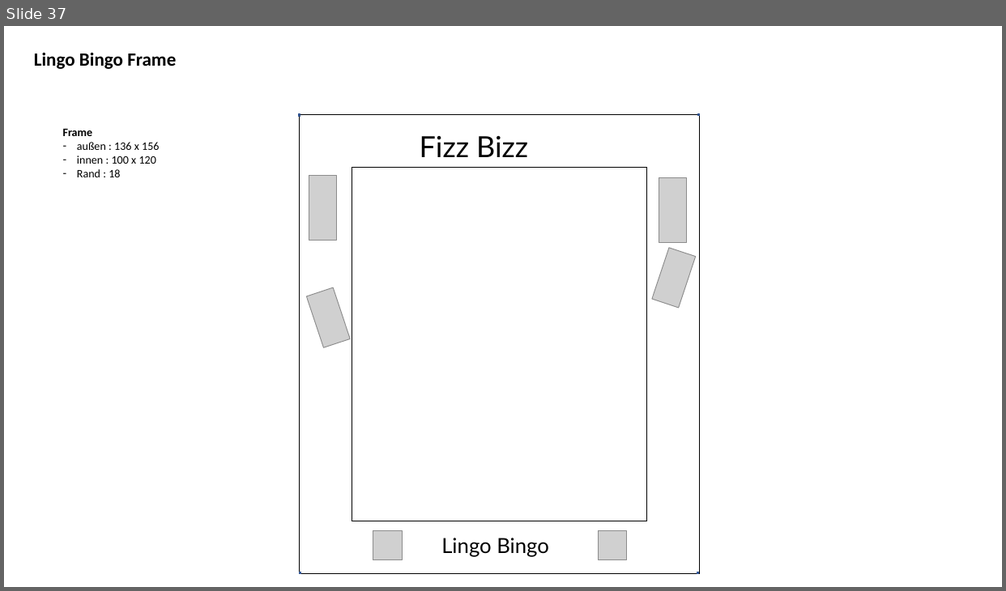
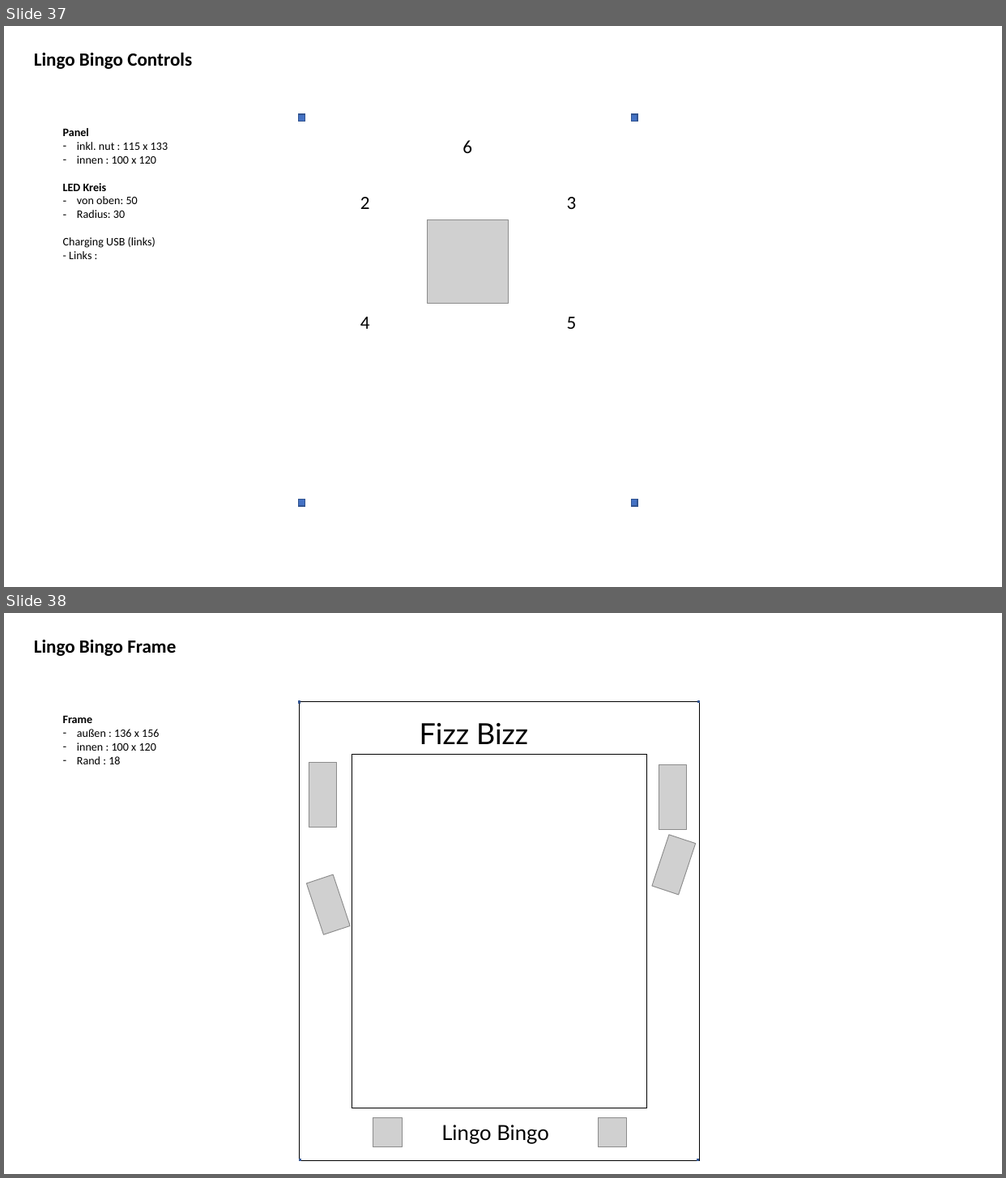
Before and after one commit to jeskes/activityboard, a slide deck: Activityboard.pptx. Shown one above the other, each under a label of ours: slide 37 before the commit, slides 37 and 38 after it. The pictures are 1006x591 and 1006x1178 pixels, drawn with LibreOffice and Linux fonts; fonts in the diff are those of the drawing; grey boxes stand for pictures. Boxes give left, top, right and bottom in pixels: in the first picture for what was removed or moved away, otherwise in the second. Text is boxed around its words. In the diff, an @@ line names an element or a change of style, - is before the commit and + after.

```diff
--- a/Activityboard.pptx
+++ b/Activityboard.pptx
@@ slide 37 added at (4, 26, 1002, 587), background #FFFFFF @@
@@ title added at (34, 52, 192, 69), 18 pt, text #000000, bold @@
+Lingo Bingo Controls
@@ rectangle added at (299, 114, 305, 121), fill #4472C4, outline #325491 1 pt @@
@@ rectangle added at (632, 114, 637, 121), fill #4472C4, outline #325491 1 pt @@
@@ text added at (63, 128, 168, 259), 11 pt, text #000000 @@
+Panel
+– inkl. nut : 115 x 133
+– innen : 100 x 120
+LED Kreis
+– von oben: 50
+– Radius: 30
+Charging USB (links)
+- Links :
@@ text added at (462, 140, 472, 153), 18 pt, text #000000 @@
+6
@@ text added at (360, 197, 370, 209), 18 pt, text #000000 @@
+2
@@ picture added at (428, 220, 509, 304) @@
@@ text added at (567, 197, 577, 209), 18 pt, text #000000 @@
+3
@@ text added at (360, 317, 370, 329), 18 pt, text #000000 @@
+4
@@ text added at (567, 317, 577, 329), 18 pt, text #000000 @@
+5
@@ rectangle added at (299, 500, 305, 506), fill #4472C4, outline #325491 1 pt @@
@@ rectangle added at (632, 500, 637, 506), fill #4472C4, outline #325491 1 pt @@
@@ what was slide 37 is now slide 38 @@
```
Also in this commit, not shown: 7 slides changed, 2 other files.
